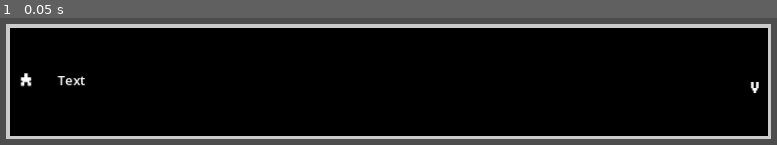
Above: before the commit, frame 1.
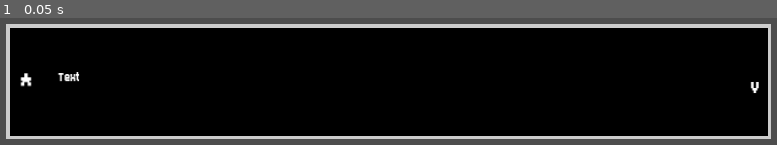
Above: after the commit, the same moment.

Repository: ian-kr/Melon
Game: Godot game, scene res://text_box.tscn
Two runs of this game, one before a commit and one after it. Both use one fixed random seed, a clock stepped at 60 frames per second and the inputs below. This scene is started directly instead of the project's main scene.
Inputs:
- Up to frame 1 (0.05 s): no input

The runs differ from the first frame. In frame 1, 0.2% of the frame differs, in the area x 7-11%, y 42-54%.

Commit message:
Fix text font

Diff:
--- a/text_box.tscn
+++ b/text_box.tscn
@@ -40,6 +40,7 @@
 offset_top = 67.0
 offset_right = 1020.0
 offset_bottom = 94.0
+theme_override_fonts/font = ExtResource("1_k0hka")
 theme_override_font_sizes/font_size = 19
 text = "Text"
 
